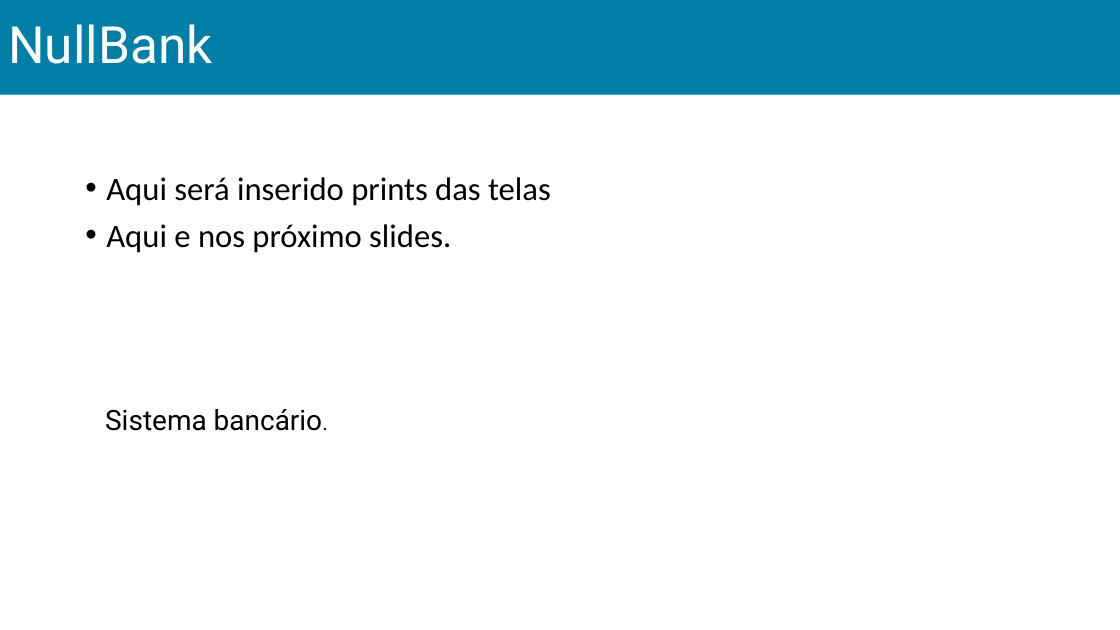
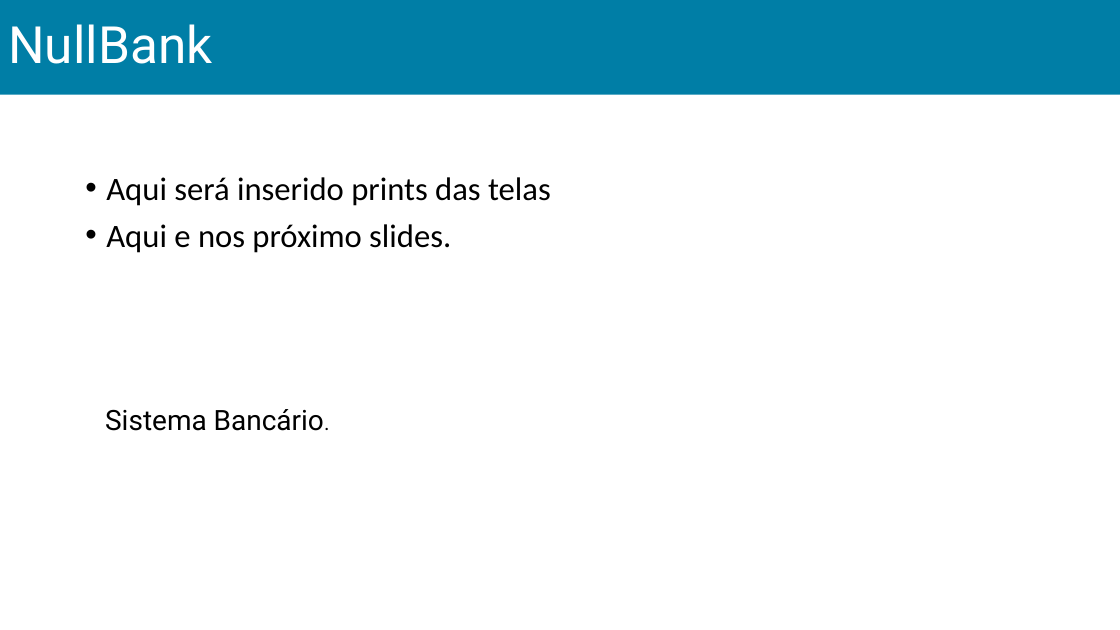
Before and after one commit to thalesrochas/sistema-bancario, a slide deck: slide 4 of Slides/Apresentação_slide.pptx. Drawn at 1120x630 pixels with LibreOffice and Linux fonts; fonts in the diff are those of the drawing. Boxes give left, top, right and bottom in pixels: in the first picture for what was removed or moved away, otherwise in the second. Text is boxed around its words. In the diff, an @@ line names an element or a change of style, - is before the commit and + after.

```diff
--- a/Slides/Apresentação_slide.pptx
+++ b/Slides/Apresentação_slide.pptx
@@ text at (105, 409, 324, 431): text changed @@
-Sistema bancário.
+Sistema Bancário.
```
Also in this commit, not shown: 6 other slides changed, 1 slide added.
